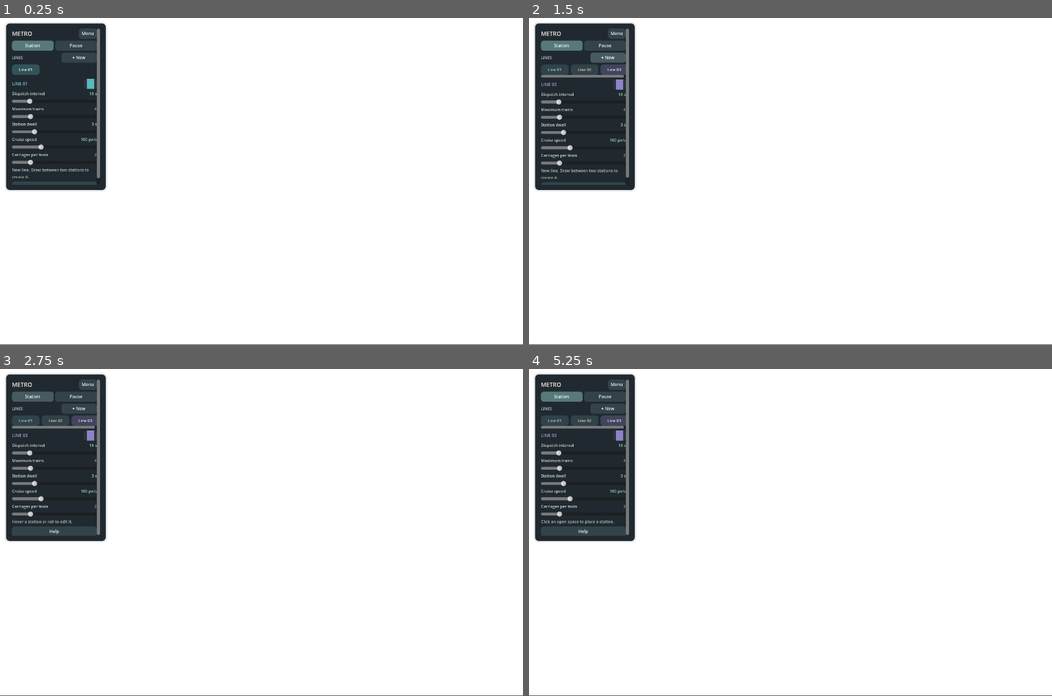
Above: before the commit, frames 1-4 (two rows, left to right).
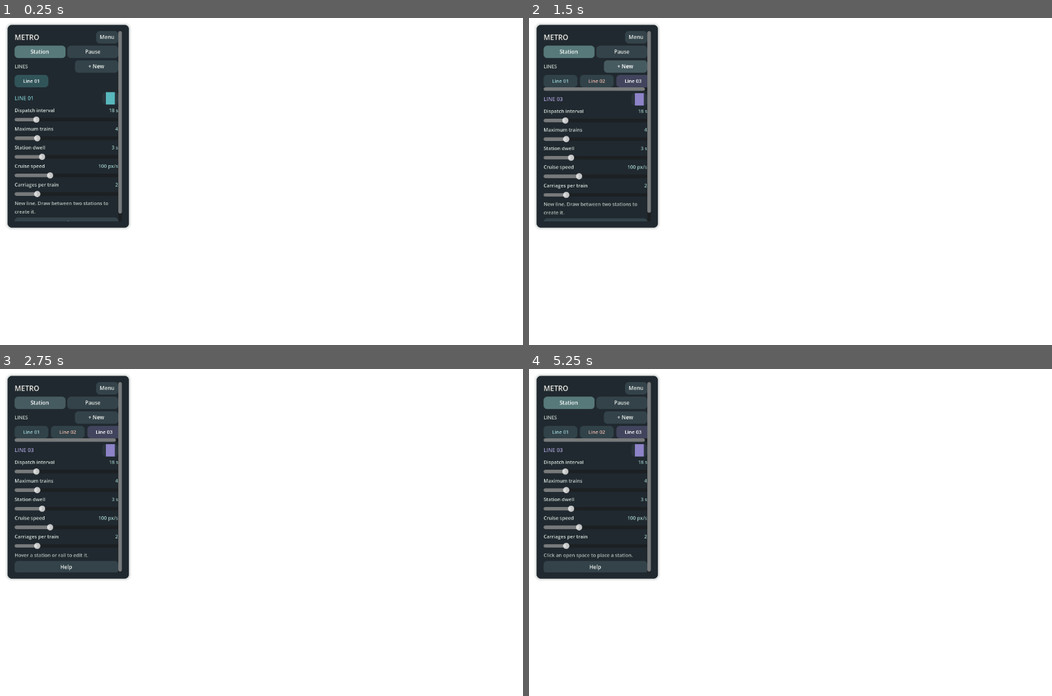
Above: after the commit, the same moments.

Repository: muskeg/metro
Game: Godot game, scene res://scenes/main.tscn
Same seed, same stepped clock (60 frames per second), same inputs: the game is played once before the commit and once after it.
Inputs:
- Up to frame 1 (0.25 s): no input
- Up to frame 2 (1.5 s): click "+ New" at 0.5 s; click "+ New" at 1.25 s
- Up to frame 3 (2.75 s): click "Station" at 2 s
- Up to frame 4 (5.25 s): click "Line 01" at 2.75 s; click "Line 02" at 3.5 s; click "Line 03" at 4.25 s; click "Station" at 5 s
In our replay, the window is 800x500 before the commit and 800x501 after it. These sizes can differ from the game's own. Grey fills any space a smaller window leaves; there, only what the larger window draws over its background counts as a difference.

The runs differ from the first frame. In frame 1, 8.3% of the frame differs, in the area x 1-25%, y 1-65%; in frame 2, 9.0%; in frame 3, 9.2%; in frame 4, 9.2%.

Commit message:
better readme, pages deploy

Diff:
--- a/project.godot
+++ b/project.godot
@@ -11,14 +11,14 @@
 
 [display]
 
-window/size/viewport_width=1440
-window/size/viewport_height=900
-window/size/window_width_override=1440
-window/size/window_height_override=900
+window/size/viewport_width=1180
+window/size/viewport_height=740
+window/size/window_width_override=1180
+window/size/window_height_override=740
 window/size/resizable=true
 window/size/borderless=false
-window/size/min_width=900
-window/size/min_height=600
+window/size/min_width=760
+window/size/min_height=520
 window/vsync/vsync_mode=1
 
 [rendering]
@@ -31,6 +31,7 @@
 
 [audio]
 
+general/default_playback_type.web=0
 driver/enable_input=false
 
 [internationalization]
--- a/scripts/audio/ambient_audio.gd
+++ b/scripts/audio/ambient_audio.gd
@@ -15,7 +15,7 @@
 var _music_player: AudioStreamPlayer
 var _rail_player: AudioStreamPlayer
 var _chime_player: AudioStreamPlayer
-var _music_volume := 0.55
+var _music_volume := 0.4
 var _effects_volume := 0.5
 var _night_factor := 0.0
 
@@ -95,67 +95,56 @@
 	if _chime_player != null:
 		_chime_player.volume_db = linear_to_db(maxf(_effects_volume * CHIME_EFFECT_GAIN, 0.0001))
 
-# Original sixteen-bar lo-fi groove: warm, compact piano voicings over a swung
-# kick/snare pattern. Two bars drop out to leave room in the arrangement.
+# Original sixteen-bar lo-fi groove: a consonant eight-bar progression repeats
+# over a steady swung kick/snare pulse, with sparse melody and muted hats.
 # Events are public so tests/tools can inspect the score without decoding PCM.
 static func composition_events() -> Array[Dictionary]:
 	var voicings: Array[PackedInt32Array] = [
-		PackedInt32Array([53, 60, 64, 69]), PackedInt32Array([57, 60, 64, 67]),
-		PackedInt32Array([58, 62, 65, 69]), PackedInt32Array([60, 62, 67, 72]),
-		PackedInt32Array([57, 60, 64, 67]), PackedInt32Array([55, 58, 62, 65]),
-		PackedInt32Array([53, 60, 64, 69]), PackedInt32Array([55, 60, 65, 70]),
-		PackedInt32Array([57, 60, 64, 67]), PackedInt32Array([57, 60, 64, 69]),
-		PackedInt32Array([58, 62, 65, 69]), PackedInt32Array([53, 60, 64, 69]),
-		PackedInt32Array([55, 58, 62, 65]), PackedInt32Array([57, 60, 64, 67]),
-		PackedInt32Array([60, 62, 67, 72]), PackedInt32Array([53, 60, 64, 69]),
+		PackedInt32Array([60, 64, 67, 71]), PackedInt32Array([57, 60, 64, 67]),
+		PackedInt32Array([62, 65, 69, 72]), PackedInt32Array([55, 59, 62, 65]),
+		PackedInt32Array([59, 62, 64, 67]), PackedInt32Array([57, 60, 64, 67]),
+		PackedInt32Array([53, 57, 60, 64]), PackedInt32Array([55, 60, 62, 67]),
 	]
-	var melody := PackedInt32Array([76, 74, 72, 74, 77, 76, 74, 71])
-	var answers := PackedInt32Array([79, 76, 76, 79, 76, 72, 72, 74])
+	var melody := PackedInt32Array([76, 79, 74, 72, 71, 69, 72, 74])
 	var events: Array[Dictionary] = []
 	for bar in range(16):
-		if bar == 7 or bar == 15:
-			continue
-		var start := float(bar) * BAR_SECONDS
-		for voice_index in range(voicings[bar].size()):
-			events.append({
-				"time": start + 0.3 + float(voice_index) * 0.075,
-				"note": voicings[bar][voice_index], "duration": 2.15, "gain": 0.105,
-			})
-		events.append({
-			"time": start + 1.5, "note": melody[bar % melody.size()],
-			"duration": 1.15, "gain": 0.07,
-		})
+		var score_bar := bar % voicings.size()
+		var start := float(bar) * BAR_SECONDS + 0.3
+		for voice_index in range(voicings[score_bar].size()):
+			events.append({
+				"time": start + float(voice_index) * 0.035,
+				"note": voicings[score_bar][voice_index], "duration": 1.9, "gain": 0.08,
+			})
 		if bar % 2 == 0:
 			events.append({
-				"time": start + 2.25, "note": answers[bar % answers.size()],
-				"duration": 0.65, "gain": 0.055,
+				"time": start + 1.45, "note": melody[score_bar],
+				"duration": 0.9, "gain": 0.045,
 			})
 	return events
 
 static func drum_events() -> Array[Dictionary]:
 	var events: Array[Dictionary] = []
 	for bar in range(16):
-		if bar == 7 or bar == 15:
-			continue
 		var start := float(bar) * BAR_SECONDS + 0.3
 		for beat in [0.0, 2.0]:
-			events.append({"time": start + beat * BEAT_SECONDS, "kind": "kick", "gain": 0.7})
+			events.append({"time": start + beat * BEAT_SECONDS, "kind": "kick", "gain": 0.8})
 		for beat in [1.0, 3.0]:
-			events.append({"time": start + beat * BEAT_SECONDS, "kind": "snare", "gain": 0.43})
-		for eighth in range(8):
+			events.append({"time": start + beat * BEAT_SECONDS, "kind": "snare", "gain": 0.34})
+		var eighth_count := 6 if bar == 15 else 8
+		for eighth in range(eighth_count):
 			var swing := 0.045 if eighth % 2 == 1 else 0.0
-			var accent := 0.11 if eighth % 2 == 0 else 0.07
+			var accent := 0.075 if eighth % 2 == 0 else 0.045
 			events.append({
 				"time": start + float(eighth) * BEAT_SECONDS * 0.5 + swing,
 				"kind": "hat", "gain": accent,
 			})
-		if bar % 4 == 3:
+		if bar % 4 == 3 and bar < 15:
 			events.append({
 				"time": start + 3.5 * BEAT_SECONDS, "kind": "kick", "gain": 0.34,
 			})
 		if bar % 2 == 1:
 			events.append({
-				"time": start + 2.75 * BEAT_SECONDS, "kind": "ghost", "gain": 0.15,
+				"time": start + 2.75 * BEAT_SECONDS, "kind": "ghost", "gain": 0.1,
 			})
 	return events
 
@@ -234,16 +223,16 @@
 	return samples
 
 static func render_kick() -> PackedFloat32Array:
-	var count := int(SAMPLE_RATE * 0.28)
+	var count := int(SAMPLE_RATE * 0.32)
 	var samples := PackedFloat32Array()
 	samples.resize(count)
 	var phase := 0.0
 	for index in range(count):
 		var progress := float(index) / float(count - 1)
-		var frequency := lerpf(125.0, 48.0, progress)
+		var frequency := lerpf(145.0, 58.0, progress)
 		phase += TAU * frequency / SAMPLE_RATE
-		var envelope := exp(-7.0 * progress) * sin(PI * progress)
-		samples[index] = (sin(phase) + sin(phase * 2.0) * 0.12) * envelope
+		var envelope := exp(-6.0 * progress) * sin(PI * progress)
+		samples[index] = (sin(phase) + sin(phase * 2.0) * 0.18) * envelope
 	return samples
 
 static func render_snare() -> PackedFloat32Array:
@@ -256,11 +245,11 @@
 	for index in range(count):
 		seed_value = (seed_value * 1664525 + 1013904223) & 0xffffffff
 		var noise := float(seed_value & 0xffff) / 32767.5 - 1.0
-		filtered += (noise - filtered) * 0.22
+		filtered += (noise - filtered) * 0.1
 		var progress := float(index) / float(count - 1)
-		var envelope := exp(-10.0 * progress) * sin(PI * progress)
+		var envelope := exp(-8.0 * progress) * sin(PI * progress)
 		phase += TAU * 185.0 / SAMPLE_RATE
-		samples[index] = ((noise - filtered) * 0.72 + sin(phase) * 0.28) * envelope
+		samples[index] = (filtered * 0.55 + (noise - filtered) * 0.15 + sin(phase) * 0.3) * envelope
 	return samples
 
 static func render_hat() -> PackedFloat32Array:
@@ -273,9 +262,9 @@
 		seed_value = (seed_value * 1664525 + 1013904223) & 0xffffffff
 		var noise := float(seed_value & 0xffff) / 32767.5 - 1.0
 		var progress := float(index) / float(count - 1)
-		var envelope := exp(-25.0 * progress) * sin(PI * progress)
-		samples[index] = (noise - previous_noise) * envelope
-		previous_noise = noise
+		var envelope := exp(-32.0 * progress) * sin(PI * progress)
+		previous_noise += (noise - previous_noise) * 0.12
+		samples[index] = previous_noise * envelope
 	return samples
 
 # Recurrence oscillators and a multiplicative decay avoid per-sample trig/exp.
--- a/scripts/main.gd
+++ b/scripts/main.gd
@@ -88,7 +88,7 @@
 
 func _ready() -> void:
 	_load_language()
-	DisplayServer.window_set_min_size(Vector2i(900, 600))
+	DisplayServer.window_set_min_size(Vector2i(760, 520))
 	graph = TransitGraphScript.new()
 	dispatcher = DispatcherScript.new(graph)
 	world_view = WorldViewScript.new()
@@ -201,12 +201,23 @@
 			_toggle_fullscreen()
 		elif key_event.pressed and key_event.keycode == KEY_DELETE:
 			_request_delete(selected_station_id if selected_station_id >= 0 else world_view.hovered_station_id, world_view.hovered_track_id)
-	if event is InputEventMouseButton:
+	if event is InputEventPanGesture:
+		var pan_event := event as InputEventPanGesture
+		if not pan_event.delta.is_zero_approx():
+			_stop_following()
+			camera.position -= pan_event.delta / camera.zoom
+		get_viewport().set_input_as_handled()
+	elif event is InputEventMagnifyGesture:
+		var magnify_event := event as InputEventMagnifyGesture
+		if magnify_event.factor > 0.0:
+			camera.zoom = (camera.zoom * magnify_event.factor).clamp(Vector2(0.45, 0.45), Vector2(6.0, 6.0))
+		get_viewport().set_input_as_handled()
+	elif event is InputEventMouseButton:
 		var mouse_event := event as InputEventMouseButton
 		if mouse_event.button_index == MOUSE_BUTTON_WHEEL_UP and mouse_event.pressed:
-			camera.zoom = (camera.zoom * 1.12).clamp(Vector2(0.45, 0.45), Vector2(6.0, 6.0))
+			_zoom_camera(1.12)
 		elif mouse_event.button_index == MOUSE_BUTTON_WHEEL_DOWN and mouse_event.pressed:
-			camera.zoom = (camera.zoom / 1.12).clamp(Vector2(0.45, 0.45), Vector2(6.0, 6.0))
+			_zoom_camera(1.0 / 1.12)
 		elif mouse_event.button_index == MOUSE_BUTTON_MIDDLE:
 			_panning = mouse_event.pressed
 			if _panning:
@@ -329,7 +340,7 @@
 	_help_label.autowrap_mode = TextServer.AUTOWRAP_WORD_SMART
 	stack.add_child(_help_label)
 	_help_label.hide()
-	var navigation_help := _label("Molette : zoom  ·  Clic milieu ou Espace : déplacer la vue", 10, Color("#a0acae"))
+	var navigation_help := _label("Molette : zoom · Clic milieu/Espace + glisser : déplacer\nTrackpad : glisser à deux doigts : déplacer · pincer : zoomer", 10, Color("#a0acae"))
 	_navigation_help = navigation_help
 	navigation_help.autowrap_mode = TextServer.AUTOWRAP_WORD_SMART
 	stack.add_child(navigation_help)
@@ -346,9 +357,14 @@
 	settings_margin.add_theme_constant_override("margin_top", 14)
 	settings_margin.add_theme_constant_override("margin_bottom", 14)
 	_settings_popup.add_child(settings_margin)
+	var settings_scroll := ScrollContainer.new()
+	settings_scroll.size_flags_horizontal = Control.SIZE_EXPAND_FILL
+	settings_scroll.size_flags_vertical = Control.SIZE_EXPAND_FILL
+	settings_scroll.horizontal_scroll_mode = ScrollContainer.SCROLL_MODE_DISABLED
+	settings_margin.add_child(settings_scroll)
 	var settings_stack := VBoxContainer.new()
 	settings_stack.add_theme_constant_override("separation", 6)
-	settings_margin.add_child(settings_stack)
+	settings_scroll.add_child(settings_stack)
 	settings_stack.add_child(_label("RÉGLAGES", 14, Color("#f0eee7")))
 	settings_stack.add_child(_label("Langue", 11, Color("#d8e2de")))
 	_language_selector = OptionButton.new()
@@ -375,7 +391,7 @@
 	music_volume.min_value = 0.0
 	music_volume.max_value = 1.0
 	music_volume.step = 0.01
-	music_volume.value = 0.55
+	music_volume.value = 0.4
 	music_volume.value_changed.connect(func(value: float) -> void: audio.call("set_music_volume", value))
 	settings_stack.add_child(music_volume)
 	settings_stack.add_child(_label("Sons des trains", 11, Color("#d8e2de")))
@@ -406,7 +422,21 @@
 	_resize_interface()
 
 func _resize_interface() -> void:
-	_main_panel.size = Vector2(276.0, minf(460.0, get_viewport_rect().size.y - 32.0))
+	var viewport_size := get_viewport_rect().size
+	var available_width := maxf(0.0, viewport_size.x - 32.0)
+	var available_height := maxf(0.0, viewport_size.y - 32.0)
+	var panel_width := minf(276.0, available_width)
+	_main_panel.position = Vector2(16.0, 16.0)
+	_main_panel.custom_minimum_size.x = panel_width
+	_main_panel.size = Vector2(panel_width, minf(460.0, available_height))
+	var popup_width := minf(240.0, available_width)
+	var popup_height := minf(420.0, available_height)
+	_settings_popup.custom_minimum_size.x = popup_width
+	_settings_popup.size = Vector2(popup_width, popup_height)
+	var popup_x := _main_panel.position.x + _main_panel.size.x + 12.0
+	if popup_x + popup_width > viewport_size.x - 16.0:
+		popup_x = maxf(16.0, viewport_size.x - popup_width - 16.0)
+	_settings_popup.position = Vector2(popup_x, 16.0)
 
 func _toggle_help() -> void:
 	_help_label.visible = not _help_label.visible
@@ -1068,6 +1098,9 @@
 func _toggle_settings() -> void:
 	_settings_popup.visible = not _settings_popup.visible
 
+func _zoom_camera(factor: float) -> void:
+	camera.zoom = (camera.zoom * factor).clamp(Vector2(0.45, 0.45), Vector2(6.0, 6.0))
+
 func _toggle_fullscreen() -> void:
 	var is_fullscreen := DisplayServer.window_get_mode() == DisplayServer.WINDOW_MODE_FULLSCREEN
 	_set_fullscreen(not is_fullscreen)
--- a/scripts/render/track_geometry.gd
+++ b/scripts/render/track_geometry.gd
@@ -99,15 +99,20 @@
 	return result
 
 static func round_corners(points: PackedVector2Array) -> PackedVector2Array:
+	return round_corners_preserving(points, [])
+
+static func round_corners_preserving(points: PackedVector2Array, protected_points: Array[Vector2]) -> PackedVector2Array:
 	var anchors := simplify(points)
 	if anchors.size() < 2:
 		return anchors
 	var result := PackedVector2Array([anchors[0]])
 	for index in range(1, anchors.size() - 1):
 		var corner := anchors[index]
+		var is_station := protected_points.has(corner)
 		var incoming := corner - anchors[index - 1]
 		var outgoing := anchors[index + 1] - corner
-		var radius := minf(24.0, minf(incoming.length(), outgoing.length()) * 0.35)
+		var radius_limit := 12.0 if is_station else 24.0
+		var radius := minf(radius_limit, minf(incoming.length(), outgoing.length()) * 0.35)
 		var entry := corner - incoming.normalized() * radius
 		var exit := corner + outgoing.normalized() * radius
 		result.append(entry)
@@ -168,6 +173,9 @@
 		if not centerline.is_empty() and not centerline[centerline.size() - 1].is_equal_approx(points[0]):
 			centerline.append(graph.stations[line.stations[index]].position)
 		centerline.append_array(points)
+	var station_positions: Array[Vector2] = []
+	for station_id: int in line.stations:
+		station_positions.append(graph.stations[station_id].position)
 	if line.is_loop():
 		if not centerline[centerline.size() - 1].is_equal_approx(centerline[0]):
 			centerline.append(graph.stations[line.stations[0]].position)
@@ -177,7 +185,7 @@
 		var cyclic := PackedVector2Array([midpoint])
 		cyclic.append_array(centerline.slice(0, centerline.size() - 1))
 		cyclic.append(midpoint)
-		centerline = round_corners(cyclic)
+		centerline = round_corners_preserving(cyclic, station_positions)
 		var outbound_loop := offset_points(centerline, LANE_OFFSET)
 		var inbound_loop := offset_points(centerline, -LANE_OFFSET)
 		inbound_loop.reverse()
@@ -189,7 +197,7 @@
 		return outbound_route
 	# Round the whole route before separating the lanes. Joining already
 	# offset tracks through a station pinches opposing lanes into each other.
-	centerline = round_corners(centerline)
+	centerline = round_corners_preserving(centerline, station_positions)
 	var outbound := offset_points(centerline, LANE_OFFSET)
 	var inbound := offset_points(centerline, -LANE_OFFSET)
 	inbound.reverse()
--- a/scripts/render/world_view.gd
+++ b/scripts/render/world_view.gd
@@ -84,6 +84,13 @@
 				draw_circle(end, CORRIDOR_WIDTH * 0.5, line.color, true, -1.0, view_zoom.x < 1.5)
 		for lane: PackedVector2Array in route["running_paths"]:
 			draw_polyline(lane, line.color.darkened(0.3), RUNNING_LANE_WIDTH, view_zoom.x < 1.5)
+	for metro: Metro in metros:
+		if _routes.has(metro.line_id):
+			_draw_headlights(metro, TrackGeometry.route_for_direction(_routes[metro.line_id], metro.travel_direction))
+	for metro: Metro in metros:
+		if not _routes.has(metro.line_id):
+			continue
+		_draw_train(metro, TrackGeometry.route_for_direction(_routes[metro.line_id], metro.travel_direction), lines[metro.line_id].color)
 	for station: Station in graph.stations:
 		var night := _night_strength()
 		var fill := Color.WHITE.lerp(Color("#e8eff2"), night)
@@ -91,13 +98,6 @@
 		_draw_station(station.position, fill, border)
 		if station.id == selected_station_id:
 			draw_arc(station.position, 15.0, 0.0, TAU, 40, Color("#f9c27b"), 1.5, true)
-	for metro: Metro in metros:
-		if _routes.has(metro.line_id):
-			_draw_headlights(metro, TrackGeometry.route_for_direction(_routes[metro.line_id], metro.travel_direction))
-	for metro: Metro in metros:
-		if not _routes.has(metro.line_id):
-			continue
-		_draw_train(metro, TrackGeometry.route_for_direction(_routes[metro.line_id], metro.travel_direction), lines[metro.line_id].color)
 	if _preview.size() > 1:
 		draw_polyline(_preview, _preview_color, CORRIDOR_WIDTH, view_zoom.x < 1.5)
 		for offset: float in [-TrackGeometry.LANE_OFFSET, TrackGeometry.LANE_OFFSET]:
--- a/tests/audio_smoke.gd
+++ b/tests/audio_smoke.gd
@@ -34,6 +34,7 @@
 	_check(_sample(data, 0) == 0.0 and _sample(data, count - 1) == 0.0, label + ": endpoints must be silent")
 
 func _run_test() -> void:
+	_check(ProjectSettings.get_setting("audio/general/default_playback_type.web") == 0, "Web audio must use Stream playback for the generated looping music")
 	var started := Time.get_ticks_msec()
 	var music: AudioStreamWAV = AmbientAudio.make_music()
 	var generation_ms := Time.get_ticks_msec() - started
@@ -52,8 +53,8 @@
 			longest_rest = maxi(longest_rest, current_rest)
 		else:
 			current_rest = 0
-	_check(silent_samples > AmbientAudio.SAMPLE_RATE * 5, "The composition needs substantial real rests")
-	_check(longest_rest >= int(AmbientAudio.SAMPLE_RATE * 0.5), "Expected a breathing space of at least half a second")
+	_check(silent_samples > AmbientAudio.SAMPLE_RATE * 3, "The arrangement needs short breathing spaces between phrases")
+	_check(longest_rest >= int(AmbientAudio.SAMPLE_RATE * 0.25), "Expected a breathing space between bars")
 	for index in range(int(AmbientAudio.SAMPLE_RATE * 0.2)):
 		_check(_sample(data, index) == 0.0, "Loop opening must be silent")
 		_check(_sample(data, music.loop_end - 1 - index) == 0.0, "Loop closing must be silent")
@@ -73,11 +74,22 @@
 	var events: Array[Dictionary] = AmbientAudio.composition_events()
 	_check(events.size() > 24, "Music needs both harmony and a composed melody")
 	var roots: Dictionary = {}
+	var scale_classes := [0, 2, 4, 5, 7, 9, 11]
 	for event: Dictionary in events:
 		_check(int(event["note"]) >= 53, "No incessant sub-bass voices")
+		_check(scale_classes.has(posmod(int(event["note"]), 12)), "The melody and harmony should stay in one consonant key")
 		if is_equal_approx(fmod(float(event["time"]), AmbientAudio.BAR_SECONDS), 0.3):
 			roots[int(event["note"])] = true
 	_check(roots.size() >= 3, "Harmony must change across the loop")
+	var progression := PackedInt32Array([60, 57, 62, 55, 59, 57, 53, 55])
+	for bar in range(16):
+		var expected_time := float(bar) * AmbientAudio.BAR_SECONDS + 0.3
+		var root_note := -1
+		for event: Dictionary in events:
+			if is_equal_approx(float(event["time"]), expected_time):
+				root_note = int(event["note"])
+				break
+		_check(root_note == progression[bar % progression.size()], "The eight-bar chord progression must repeat in a consistent key")
 	var drums: Array[Dictionary] = AmbientAudio.drum_events()
 	var kick_count := 0
 	var snare_count := 0
@@ -96,9 +108,9 @@
 				)
 			"hat":
 				hat_count += 1
-	_check(kick_count >= 20, "Music needs a steady kick pulse")
-	_check(snare_count >= 20, "Music needs regular snare backbeats")
-	_check(hat_count >= 40, "Music needs a swung hi-hat rhythm")
+	_check(kick_count == 35, "Music needs two clear kick pulses in every bar and occasional syncopation")
+	_check(snare_count == 32, "Music needs backbeats on two and four in every bar")
+	_check(hat_count == 126, "Music needs a soft swung eighth-note texture with a clean loop ending")
 	var arrival: AudioStreamWAV = AmbientAudio.make_arrival(0.2, 0.0)
 	var night_arrival: AudioStreamWAV = AmbientAudio.make_arrival(0.2, 1.0)
 	var rail: AudioStreamWAV = AmbientAudio.make_rail()
@@ -111,7 +123,7 @@
 		_check_pcm(AmbientAudio.make_arrival(float(hue_index) / 5.0, 0.0), "arrival hue %d" % hue_index)
 		_check_pcm(AmbientAudio.make_arrival(float(hue_index) / 5.0, 1.0), "night arrival hue %d" % hue_index)
 	var audio := AmbientAudio.new()
-	_check(audio.get("_music_volume") == 0.55 and audio.get("_effects_volume") == 0.5, "Default volumes must match the UI")
+	_check(audio.get("_music_volume") == 0.4 and audio.get("_effects_volume") == 0.5, "Default volumes must match the UI")
 	audio.set_music_volume(2.0)
 	audio.set_effects_volume(-1.0)
 	audio.set_night_factor(2.0)
--- a/tests/interface_smoke.gd
+++ b/tests/interface_smoke.gd
@@ -64,6 +64,15 @@
 	await process_frame
 	_check(panel.position.x + panel.size.x <= 900 and panel.position.y + panel.size.y <= 600, "Compact controls must fit the minimum window size.")
 	_check(picker.get_global_rect().end.x <= panel.get_global_rect().end.x, "The color swatch must fit inside the compact panel.")
+	root.size = Vector2i(760, 520)
+	main.call("_resize_interface")
+	await process_frame
+	var settings: PanelContainer = main.get("_settings_popup")
+	_check(panel.position.x + panel.size.x <= 760 and panel.position.y + panel.size.y <= 520, "The main controls must fit a small laptop viewport.")
+	_check(settings.position.x + settings.size.x <= 760 and settings.position.y + settings.size.y <= 520, "Settings must stay on-screen at a small laptop viewport.")
+	root.size = Vector2i(900, 600)
+	main.call("_resize_interface")
+	await process_frame
 	main.call("_toggle_settings")
 	var click := InputEventMouseButton.new()
 	click.button_index = MOUSE_BUTTON_LEFT
--- a/tests/loop_smoke.gd
+++ b/tests/loop_smoke.gd
@@ -50,6 +50,10 @@
 	main.call("_connect_stations", 0, 3)
 	_check(line.is_loop() and line.tracks.size() == 4 and graph.track_between(0, 3).id == closure_id, "A loop rail must remain redrawable without duplicating it.")
 	var route := TrackGeometry.circuit(graph, line, [line])
+	var centerline: PackedVector2Array = route["centerline"]
+	for station_id: int in [0, 1, 2, 3]:
+		var station_position: Vector2 = graph.stations[station_id].position
+		_check(TrackGeometry.closest_point(centerline, station_position).distance_to(station_position) < 5.0, "Rounded track geometry must stay centered within each station marker.")
 	for direction in [1, -1]:
 		var lane := TrackGeometry.route_for_direction(route, direction)
 		var points: PackedVector2Array = lane["points"]
--- a/tests/train_controls_smoke.gd
+++ b/tests/train_controls_smoke.gd
@@ -86,6 +86,19 @@
 	_check(main.get("_followed_train") == null, "Panning must stop following.")
 	middle.pressed = false
 	main.call("_unhandled_input", middle)
+	camera.position = Vector2.ZERO
+	camera.zoom = Vector2.ONE
+	var pan := InputEventPanGesture.new()
+	pan.delta = Vector2(36.0, -18.0)
+	main.call("_unhandled_input", pan)
+	_check(camera.position.is_equal_approx(Vector2(-36.0, 18.0)), "Two-finger pan gestures must move the world.")
+	var magnify := InputEventMagnifyGesture.new()
+	magnify.factor = 1.5
+	main.call("_unhandled_input", magnify)
+	_check(camera.zoom.is_equal_approx(Vector2.ONE * 1.5), "Pinch magnification must zoom in.")
+	magnify.factor = 0.5
+	main.call("_unhandled_input", magnify)
+	_check(camera.zoom.is_equal_approx(Vector2.ONE * 0.75), "Pinch magnification must also zoom out.")
 	main.call("_begin_world_interaction", train.position)
 	main.call("_refresh_network")
 	_check(main.get("_followed_train") == null, "Redispatch must stop following a removed train.")
--- a/tests/train_visual_smoke.gd
+++ b/tests/train_visual_smoke.gd
@@ -92,6 +92,17 @@
 	_check(fill.get_luminance() > 0.9 and border.get_luminance() < 0.35, "Station outlines must retain a sharp contrasting border at follow zoom.")
 	_check(_difference(cap, line.color) < 0.08 and outside.get_luminance() > 0.95, "The line must form a complete rounded terminal behind the station, without displaying the turnaround.")
 	_check(station_image.save_png("/tmp/metro-terminal.png") == OK, "Could not capture close-up terminal rendering.")
+	var stops: PackedFloat32Array = route["stops"]
+	train.distance = stops[stops.size() - 1]
+	camera.position = Vector2.ZERO
+	camera.reset_smoothing()
+	train.position = TrackGeometry.point_at_distance(points, train.distance)
+	view.set_dynamic_state([train], camera.position, camera.zoom, 0.5)
+	await process_frame
+	await RenderingServer.frame_post_draw
+	var train_at_station := root.get_texture().get_image()
+	var covered_border := train_at_station.get_pixelv(station_center + Vector2i(0, -66))
+	_check(_difference(covered_border, Color("#34464f")) < 0.12, "Station markers must remain visible above trains passing through them.")
 	world.queue_free()
 	await process_frame
 	if failed:
--- a/translations/ui.csv
+++ b/translations/ui.csv
@@ -26,7 +26,7 @@
 "Mettre en pause","Pause simulation","Mettre en pause"
 "Reprendre","Resume simulation","Reprendre"
 "Cliquez sur la carte pour placer une station.","Click the map to place a station.","Cliquez sur la carte pour placer une station."
-"Molette : zoom  ·  Clic milieu ou Espace : déplacer la vue","Scroll: zoom  ·  Middle-drag or Space: pan","Molette : zoom  ·  Clic milieu ou Espace : déplacer la vue"
+"Molette : zoom · Clic milieu/Espace + glisser : déplacer\nTrackpad : glisser à deux doigts : déplacer · pincer : zoomer","Scroll wheel: zoom · Middle-drag/Space-drag: pan\nTrackpad: two-finger swipe to pan · pinch to zoom","Molette : zoom · Clic milieu/Espace + glisser : déplacer\nTrackpad : glisser à deux doigts : déplacer · pincer : zoomer"
 "Dessiner : maintenez le bouton d'une station à l'autre.\nClic droit / Échap : annuler. Deux voies, sans flèches.","Dra …(211 unchanged characters)…
 "RÉGLAGES","SETTINGS","RÉGLAGES"
 "Langue","Language","Langue"
Not shown, added: docs/.gdignore
Binary file added: docs/images/metro-day.png
Binary file added: docs/images/metro-night.png
Not shown, changed: export_presets.cfg
Binary file changed: translations/ui.en.translation
Binary file changed: translations/ui.fr.translation
Not shown, changed: MEMORY.md
